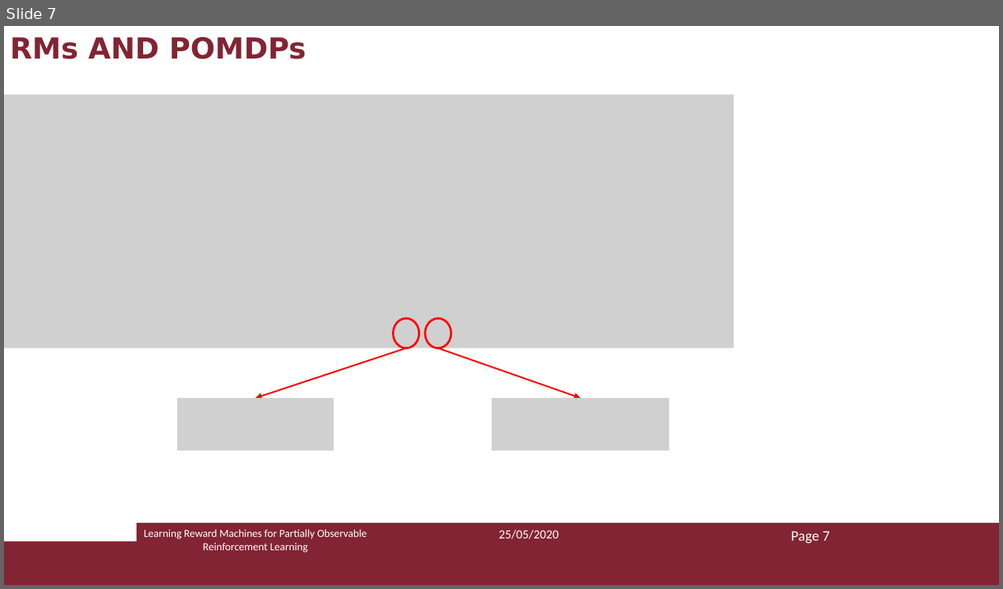
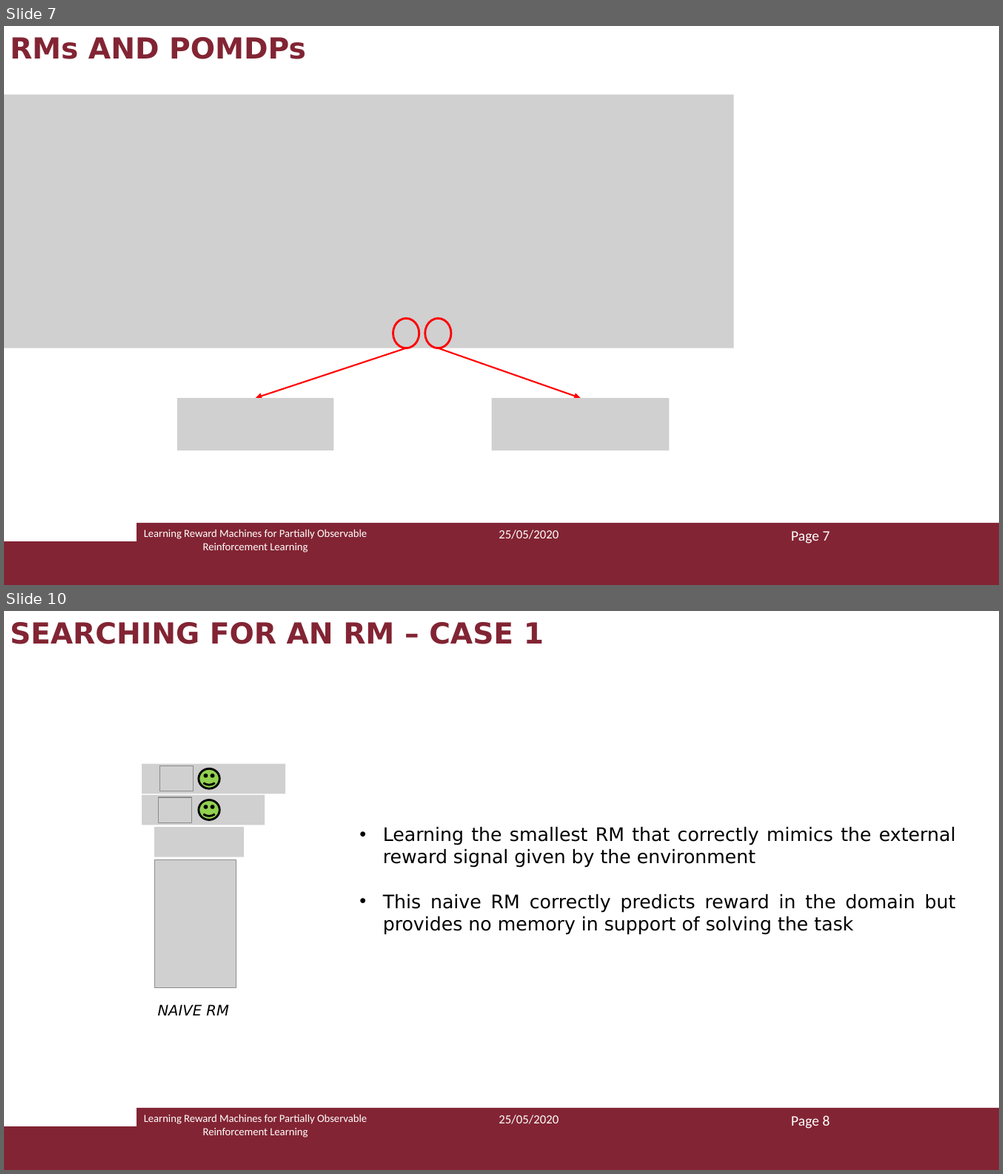
Before and after one commit to Marvet94/reasoning_agents_project_2020, a slide deck: ra_presentazione.pptx. Shown one above the other, each under a label of ours: slide 7 before the commit, slides 7 and 10 after it; the slides between them are not shown. The pictures are 1003x589 and 1003x1174 pixels, drawn with LibreOffice and Linux fonts; fonts in the diff are those of the drawing; grey boxes stand for pictures. Boxes give left, top, right and bottom in pixels: in the first picture for what was removed or moved away, otherwise in the second. Text is boxed around its words. In the diff, an @@ line names an element or a change of style, - is before the commit and + after.

```diff
--- a/ra_presentazione.pptx
+++ b/ra_presentazione.pptx
@@ slide 10 added at <box>4,611,999,1170</box>, background #FFFFFF; not listed: 2 template elements that a slide beside it also shows @@
@@ text added at <box>10,622,543,644</box>, 28 pt, text #822433, bold @@
+SEARCHING FOR AN RM – CASE 1
@@ picture added at <box>142,764,286,794</box> @@
@@ picture added at <box>160,766,193,792</box> @@
@@ smiley face added at <box>199,769,219,789</box>, fill #92D050, outline #000000 2 pt @@
@@ picture added at <box>142,795,265,825</box> @@
@@ picture added at <box>159,797,192,823</box> @@
@@ smiley face added at <box>199,800,219,820</box>, fill #92D050, outline #000000 2 pt @@
@@ picture added at <box>154,827,244,857</box> @@
@@ text added at <box>383,827,956,935</box>, 18 pt, text #000000 @@
+• Learning the smallest RM that correctly mimics the external reward signal given by the environment
+• This naive RM correctly predicts reward in the domain but provides no memory in support of solving the task
@@ picture added at <box>155,860,236,988</box> @@
@@ text added at <box>158,1005,229,1016</box>, 14 pt, text #000000, italic @@
+NAIVE RM
@@ text added at <box>144,1114,367,1138</box>, 10.5 pt, text #FFFFFF @@
+Learning Reward Machines for Partially Observable Reinforcement Learning
@@ text added at <box>498,1115,558,1125</box>, 12 pt, text #FFFFFF @@
+25/05/2020
@@ text added at <box>791,1116,830,1129</box>, 14 pt, text #FFFFFF @@
+Page 8
```
Also in this commit, not shown: 7 slides changed, 1 other slide added, 1 slide removed.
